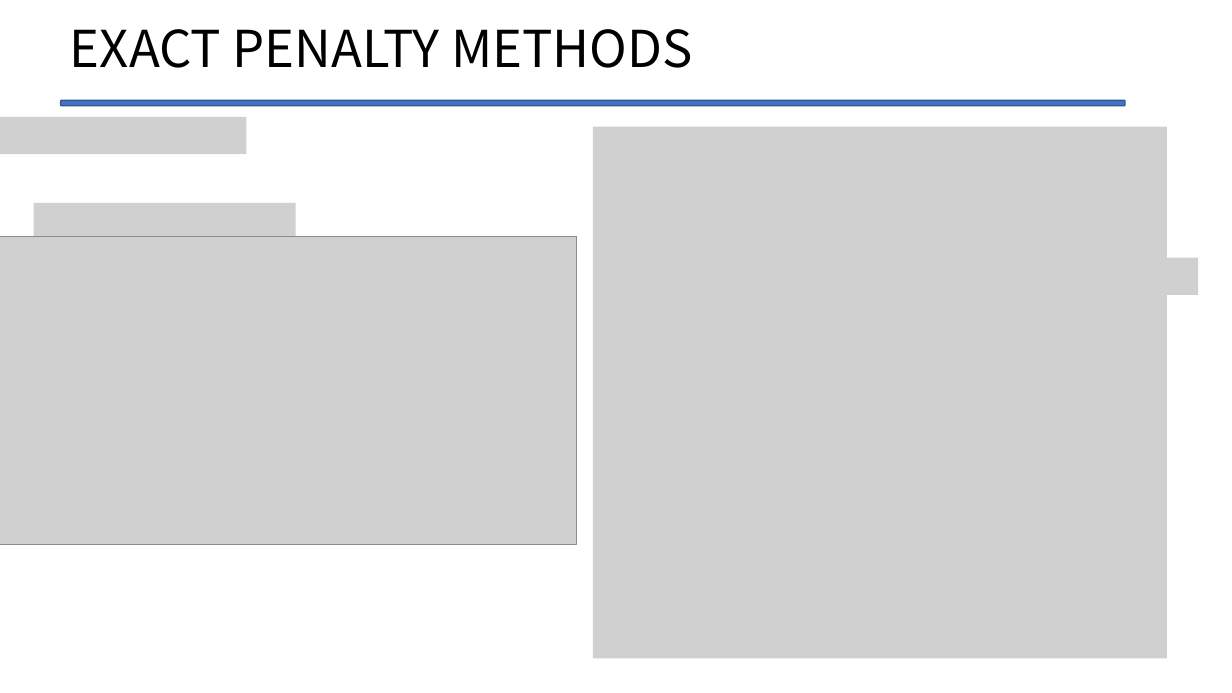
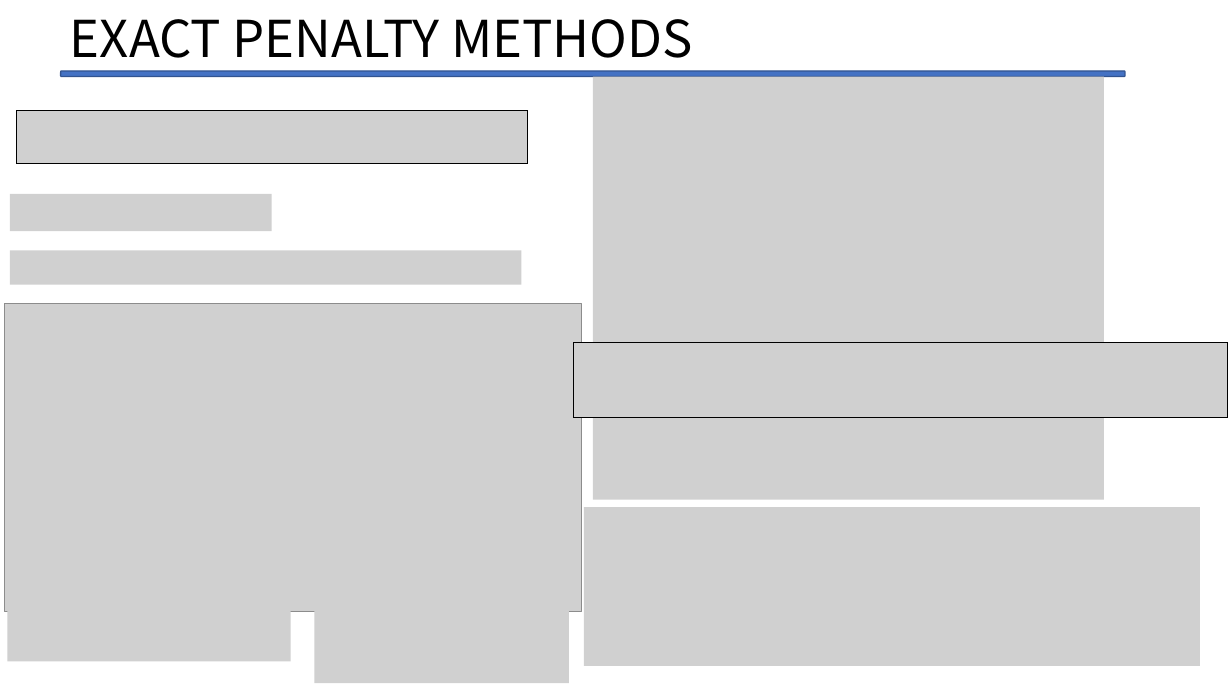
Before and after one commit to Legolas9999/zemi, a slide deck: slide 20 of lcj_ron_zemi2.pptx. Drawn at 1232x693 pixels with LibreOffice and Linux fonts; fonts in the diff are those of the drawing; grey boxes stand for pictures. Boxes give left, top, right and bottom in pixels: in the first picture for what was removed or moved away, otherwise in the second. Text is boxed around its words. In the diff, an @@ line names an element or a change of style, - is before the commit and + after.

```diff
--- a/lcj_ron_zemi2.pptx
+++ b/lcj_ron_zemi2.pptx
@@ title "EXACT PENALTY METHODS": place and size @@
-title "EXACT PENALTY METHODS" at [70, 29, 693, 68]
+title "EXACT PENALTY METHODS" at [70, 19, 693, 58]
@@ rounded rectangle: place and size @@
-rounded rectangle at [61, 101, 1126, 106]
+rounded rectangle at [61, 71, 1126, 77]
@@ picture: place and size @@
-picture at [593, 127, 1167, 659]
+picture at [593, 77, 1104, 500]
@@ picture removed at [0, 116, 247, 153] @@
@@ picture added at [17, 111, 529, 164] @@
@@ picture: place and size @@
-picture at [33, 203, 296, 240]
+picture at [10, 194, 273, 231]
@@ picture added at [10, 250, 522, 285] @@
@@ picture removed at [1017, 258, 1199, 295] @@
@@ picture: place and size @@
-picture at [0, 237, 577, 544]
+picture at [5, 304, 581, 612]
@@ picture added at [573, 343, 1227, 418] @@
@@ picture added at [584, 507, 1201, 666] @@
@@ picture added at [7, 609, 291, 662] @@
@@ picture added at [314, 609, 568, 684] @@
```
Also in this commit, not shown: 5 other slides changed.
